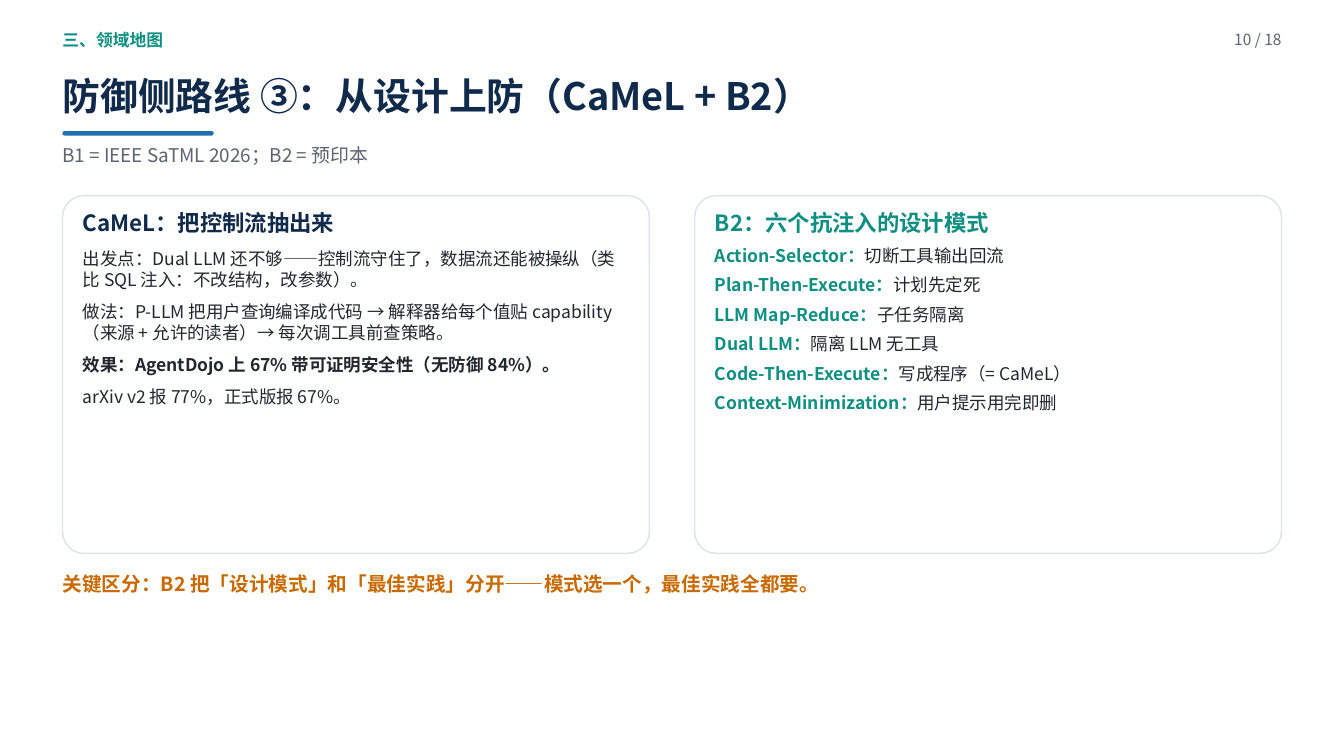
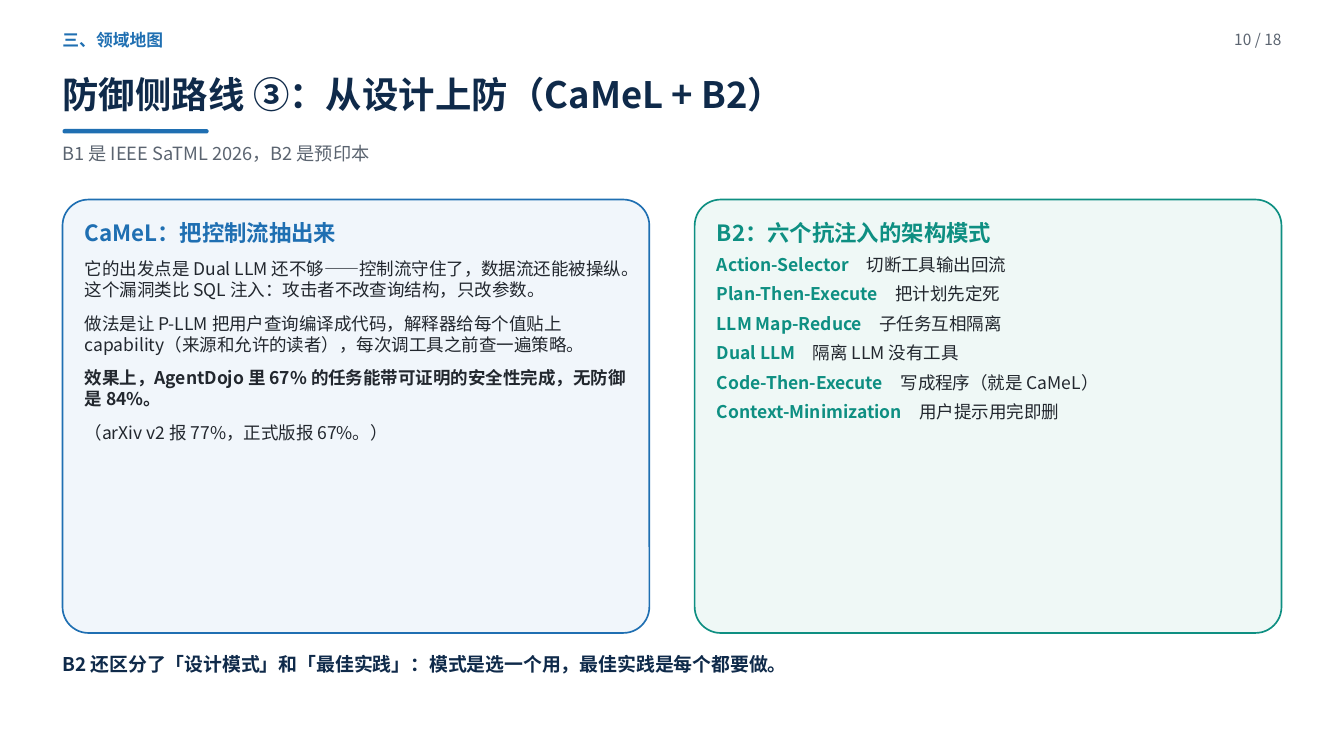
Before and after one commit to yiiiiiii1/multi-agent-remote-sensing, a slide deck: slide 10 of 阶段2-卫星多智能体防御/presentations/新方向调研汇报.pptx. Drawn at 1344x756 pixels with LibreOffice and Linux fonts; fonts in the diff are those of the drawing. Boxes give left, top, right and bottom in pixels: in the first picture for what was removed or moved away, otherwise in the second. Text is boxed around its words. In the diff, an @@ line names an element or a change of style, - is before the commit and + after.

```diff
--- a/阶段2-卫星多智能体防御/presentations/新方向调研汇报.pptx
+++ b/阶段2-卫星多智能体防御/presentations/新方向调研汇报.pptx
@@ text "三、领域地图" at bbox=[62, 31, 163, 48]: text colour #0E8F82 to #1F6FB2 @@
@@ text "防御侧路线 ③：从设计上防（CaMeL + B2）" at bbox=[62, 77, 785, 112]: size 27 to 26 pt @@
@@ text at bbox=[62, 145, 370, 162]: text changed; size 13.5 to 13 pt @@
-B1 = IEEE SaTML 2026；B2 = 预印本
+B1 是 IEEE SaTML 2026，B2 是预印本
@@ rounded rectangle: place and size @@
-rounded rectangle at bbox=[63, 131, 214, 135]
+rounded rectangle at bbox=[63, 129, 209, 133]
@@ rounded rectangle: place and size @@
-rounded rectangle at bbox=[63, 196, 649, 554]
+rounded rectangle at bbox=[63, 200, 649, 633]
@@ rounded rectangle at bbox=[63, 200, 649, 633]: fill #FFFFFF to #F1F6FB; outline #DDE3EA 1 pt to #1F6FB2 1.2 pt @@
@@ rounded rectangle: place and size @@
-rounded rectangle at bbox=[695, 196, 1281, 554]
+rounded rectangle at bbox=[695, 200, 1281, 633]
@@ rounded rectangle at bbox=[695, 200, 1281, 633]: fill #FFFFFF to #EFF8F6; outline #DDE3EA 1 pt to #0E8F82 1.2 pt @@
@@ text at bbox=[85, 222, 337, 243]: text colour #0F2A4A to #1F6FB2 in "CaMeL：把控制流抽出来" @@
@@ text "CaMeL：把控制流抽出来": place and size @@
-text "CaMeL：把控制流抽出来" at bbox=[83, 212, 615, 405]
+text "CaMeL：把控制流抽出来" at bbox=[85, 222, 639, 441]
@@ text at bbox=[717, 222, 1099, 420]: text changed @@
-B2：六个抗注入的设计模式
-Action-Selector：切断工具输出回流
-Plan-Then-Execute：计划先定死
-LLM Map-Reduce：子任务隔离
-Dual LLM：隔离 LLM 无工具
-Code-Then-Execute：写成程序（= CaMeL）
-Context-Minimization：用户提示用完即删
+B2：六个抗注入的架构模式
+Action-Selector 切断工具输出回流
+Plan-Then-Execute 把计划先定死
+LLM Map-Reduce 子任务互相隔离
+Dual LLM 隔离 LLM 没有工具
+Code-Then-Execute 写成程序（就是 CaMeL）
+Context-Minimization 用户提示用完即删
@@ text at bbox=[85, 260, 639, 441]: text changed @@
-出发点：Dual LLM 还不够——控制流守住了，数据流还能被操纵（类比 SQL 注入：不改结构，改参数）。
-做法：P-LLM 把用户查询编译成代码 → 解释器给每个值贴 capability（来源 + 允许的读者）→ 每次调工具前查策略。
-效果：AgentDojo 上 67% 带可证明安全性（无防御 84%）。
-arXiv v2 报 77%，正式版报 67%。
+它的出发点是 Dual LLM 还不够——控制流守住了，数据流还能被操纵。这个漏洞类比 SQL 注入：攻击者不改查询结构，只改参数。
+做法是让 P-LLM 把用户查询编译成代码，解释器给每个值贴上 capability（来源和允许的读者），每次调工具之前查一遍策略。
+效果上，AgentDojo 里 67% 的任务能带可证明的安全性完成，无防御是 84%。
+（arXiv v2 报 77%，正式版报 67%。）
@@ text at bbox=[62, 655, 787, 674]: text changed; size 14 to 13.5 pt; text colour #C86A00 to #0F2A4A @@
-关键区分：B2 把「设计模式」和「最佳实践」分开——模式选一个，最佳实践全都要。
+B2 还区分了「设计模式」和「最佳实践」：模式是选一个用，最佳实践是每个都要做。
```
Also in this commit, not shown: 17 other slides changed, 1 other file.
